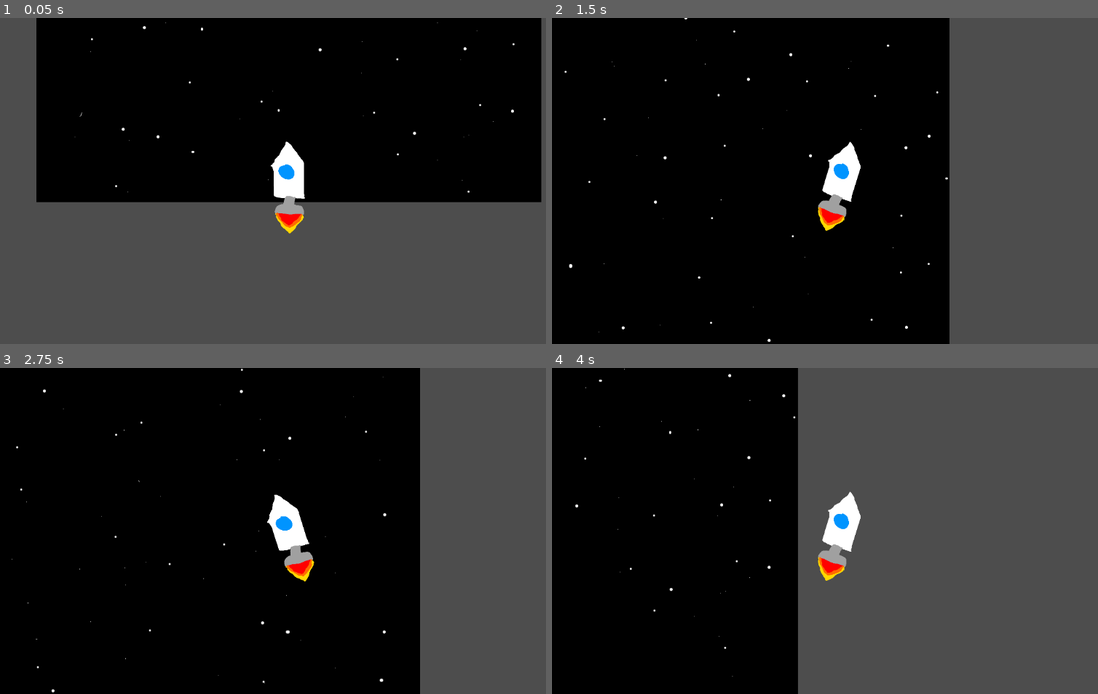
Above: before the commit, frames 1-4 (two rows, left to right).
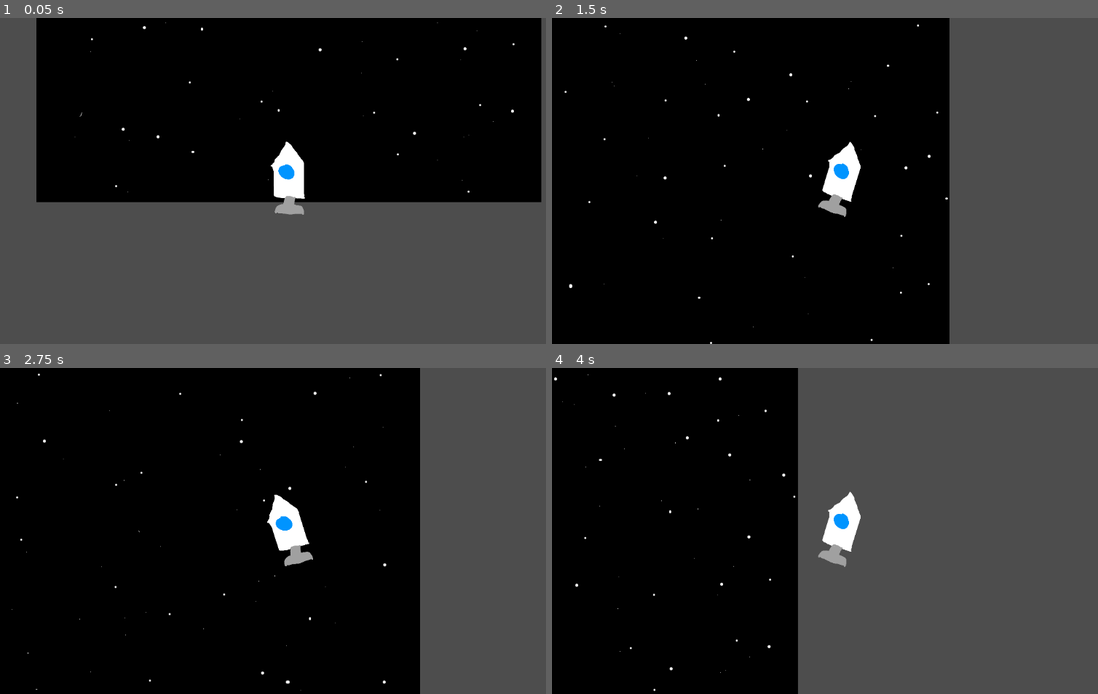
Above: after the commit, the same moments.

Repository: Simonandadog/the-most-videogame
Game: Godot game, scene res://scenes/main.tscn
The game is run twice, just before and just after one commit, with the same random seed, the same clock (stepped at 60 frames per second) and the same inputs.
Inputs:
- Up to frame 1 (0.05 s): no input
- Up to frame 2 (1.5 s): hold D (right) from 0.53 s (still down); tap Space (ASCEND) at 0.6, 1.35 s
- Up to frame 3 (2.75 s): release D (right) at 2.03 s; hold A (left) from 2.03 s (still down); tap Space (ASCEND) at 2.1 s
- Up to frame 4 (4 s): release A (left) at 2.78 s; hold D (right) from 2.78 s (still down); tap Space (ASCEND) at 2.85, 3.6 s

The runs differ from the first frame. In frame 1, 0.2% of the frame differs, in the area x 50-56%, y 59-67%; in frame 2, 0.5%, in the area x 2-73%, y 0-100%; in frame 3, 0.4%; in frame 4, 0.4%.

Commit message:
finished for today

Diff:
--- a/project.godot
+++ b/project.godot
@@ -36,6 +36,10 @@
 , Object(InputEventKey,"resource_local_to_scene":false,"resource_name":"","device":-1,"window_id":0,"alt_pressed":false …(186 unchanged characters)…
 ]
 }
+ANTI_ASCEND={
+"deadzone": 0.2,
+"events": []
+}
 
 [physics]
 
--- a/scenes/main.tscn
+++ b/scenes/main.tscn
@@ -31,3 +31,6 @@
 [node name="rocket" parent="." unique_id=697152937 instance=ExtResource("4_jyhfs")]
 position = Vector2(8, -40)
 scale = Vector2(0.3, 0.3)
+
+[node name="TileMap" type="TileMap" parent="." unique_id=835205107]
+format = 2
--- a/scripts/character_body_2d.gd
+++ b/scripts/character_body_2d.gd
@@ -3,6 +3,8 @@
 
 const SPEED = 300.0
 const JUMP_VELOCITY = -4000.0
+var fuel = 60000
+var distance = 0
 
 @onready var animated_sprite_2d: AnimatedSprite2D = $AnimatedSprite2D
 
@@ -12,9 +14,16 @@
 	if not is_on_floor():
 		velocity += get_gravity() * delta
 
-	# Handle jump.
-	if Input.is_action_just_pressed("ASCEND"):
+	# Handle rocket going up                                        .
+	if Input.get_axis("ASCEND", "ANTI_ASCEND") and fuel > 0:
 			velocity.y = JUMP_VELOCITY
+			fuel -= 100
+			animated_sprite_2d.animation = &"flying"
+	else:
+		animated_sprite_2d.animation = &"static"
+	if distance < position.y :
+		distance = position.y
+	print(distance)
 
 	# Get the input direction and handle the movement/deceleration.
 	# As good practice, you should replace UI actions with custom gameplay actions.
@@ -34,11 +43,4 @@
 		rotation = 0
 
 
-
-
-	if velocity.y <  200:
-		animated_sprite_2d.animation = &"flying"
-	else:
-		animated_sprite_2d.animation = &"static"
-
 	move_and_slide()
Not shown, changed: docs/LE PLAN.md
